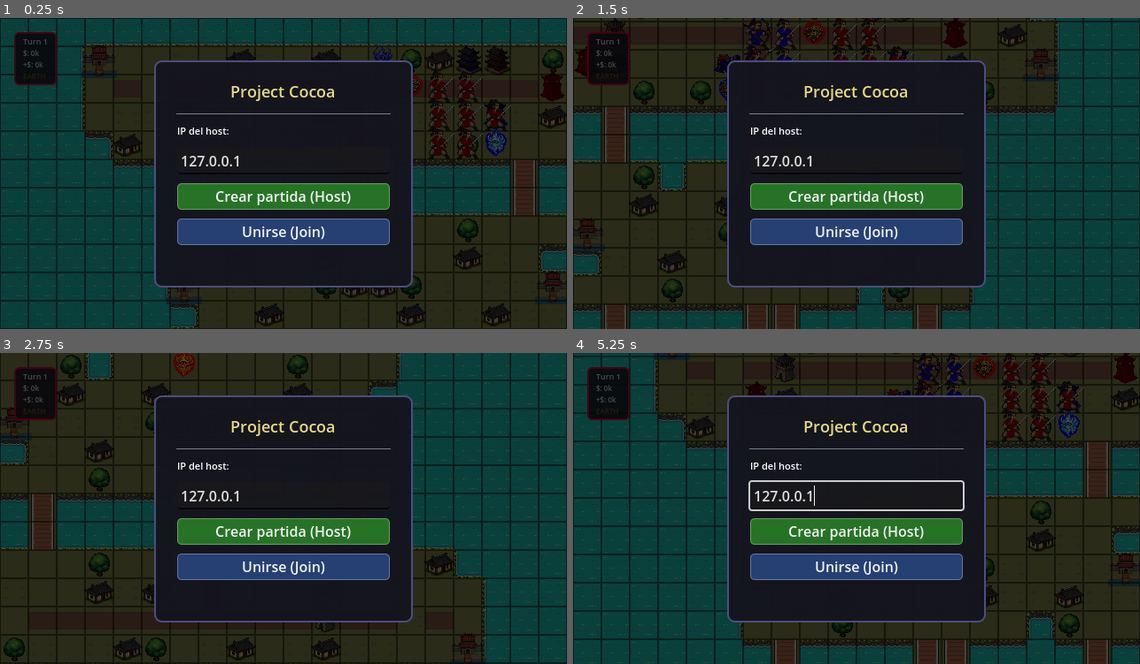
Above: before the commit, frames 1-4 (two rows, left to right).
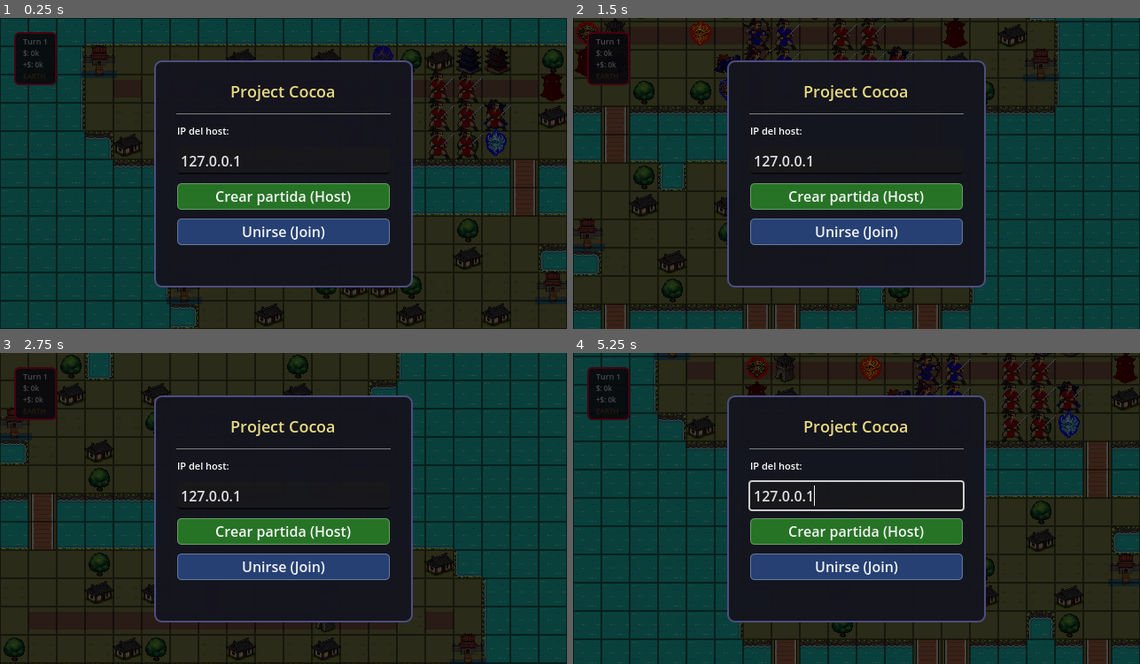
Above: after the commit, the same moments.

Repository: Rheticu/ProjectCocoa
Game: Godot game, scene res://scenes/Game.tscn
Two runs of this game, one before a commit and one after it. Both use one fixed random seed, a clock stepped at 60 frames per second and the inputs below. The engine's default icon, where the game draws it, is replaced by a stand-in: a white triangle on a blue panel in a dark square.
Inputs (mouse positions are in pixels of both pictures, inside the frame that each line leads up to):
- Up to frame 1 (0.25 s): no input
- Up to frame 2 (1.5 s): tap Enter (end_turn) at 0.5 s; move the mouse to (981, 157) at 0.52 s; hold Right (ui_right) 0.53-1.28 s; hold Enter (end_turn) 0.53-1.28 s; move the mouse to (743, 189) at 1.27 s; hold Down (ui_down) from 1.28 s (still down); click (743, 189) at 1.35 s
- Up to frame 3 (2.75 s): tap Enter (end_turn) at 1.55, 2.3 s; move the mouse to (340, 440) at 2.02 s; release Down (ui_down) at 2.03 s; hold Right (ui_right) from 2.03 s (still down); hold Right mouse button (RMClick) from 2.03 s (still down)
- Up to frame 4 (5.25 s): tap Space at 2.75 s; move the mouse to (828, 570) at 2.77 s; release Right (ui_right) at 2.78 s; release Right mouse button (RMClick) at 2.78 s; hold Up (ui_up) 2.78-3.53 s; tap Enter (end_turn) at 2.85, 3.8, 4.35, 5 s; move the mouse to (1026, 555) at 3.52 s; hold Tab (toggle_shade_view) 3.53-4.28 s; hold Left (ui_left) 3.53-5.03 s; move the mouse to (686, 461) at 4.27 s; move the mouse to (884, 508) at 5.02 s; press the mouse at (884, 508) at 5.03 s; hold Down (ui_down) from 5.03 s (still down)

The runs differ from the first frame. In frame 1, 0.1% of the frame differs, in the area x 65-75%, y 8-26%; in frame 2, 0.4%; in frame 3, 0.2%; in frame 4, 0.5%, in the area x 30-75%, y 0-10%.

Commit message:
Fixes visuales a: unit info panel, atackable tiles después de overwatch, los sprites de drones. Se arregló una cosa que causaba drop de FPS relacionado con get attackable tiles.

Diff:
--- a/core/selection_system.gd
+++ b/core/selection_system.gd
@@ -147,11 +147,14 @@
 	return total
 
 func get_attackable_tiles(unit: Unit) -> Array[Vector2i]:
+	var seen: Dictionary = {}
 	var attackable: Array[Vector2i] = []
 	var reachable = movement_system.get_reachable_cells(unit)
 	for move_pos in reachable:
 		var attack_tiles = grid_system.get_tiles_in_range(move_pos, unit.attack_range, unit.is_shade())
 		for tile in attack_tiles:
-			if tile not in attackable:
+			var key = tile.x * 10000 + tile.y
+			if not seen.has(key):
+				seen[key] = true
 				attackable.append(tile)
 	return attackable
--- a/core/turn_manager.gd
+++ b/core/turn_manager.gd
@@ -46,6 +46,10 @@
 func end_turn(team: int) -> void:
 	if team != current_team:
 		return
+	for unit in game_manager.all_units:
+		if unit.team == team and unit.state == Unit.State.MOVED:
+			unit.state = Unit.State.IDLE
+			unit.update_visual()
 	turn_ended.emit(team)
 	if current_team == 2:
 		game_manager.advance_element()
--- a/data/units/drone_data.tres
+++ b/data/units/drone_data.tres
@@ -1,8 +1,8 @@
 [gd_resource type="Resource" script_class="UnitData" load_steps=4 format=3 uid="uid://d2op5qmkfy6do"]
 
 [ext_resource type="Script" uid="uid://vguawhqk205m" path="res://entities/unit_data.gd" id="1_28gc8"]
-[ext_resource type="Texture2D" uid="uid://qt1ocsifbwf5" path="res://art/units/Raider/Raider_Blue.png" id="2_lhcfp"]
-[ext_resource type="Texture2D" uid="uid://cnq2565gy0vtn" path="res://art/units/icon.svg" id="3_de26s"]
+[ext_resource type="Texture2D" uid="uid://bepfp61e6g5mf" path="res://art/units/Drone/drone_blue.png" id="2_lhcfp"]
+[ext_resource type="Texture2D" uid="uid://nsg5j2rpj7e7" path="res://art/units/Drone/drone_red.png" id="3_de26s"]
 
 [resource]
 script = ExtResource("1_28gc8")
--- a/scenes/Maps/Map1.tscn
+++ b/scenes/Maps/Map1.tscn
@@ -315,7 +315,7 @@
 texture = ExtResource("17_0afsb")
 
 [node name="Shade4" parent="Units" instance=ExtResource("10_g7utu")]
-position = Vector2(464, 80)
+position = Vector2(208, 80)
 team = 2
 data = ExtResource("14_md4sb")
 
@@ -323,7 +323,7 @@
 texture = ExtResource("15_mg4i6")
 
 [node name="Shade5" parent="Units" instance=ExtResource("10_g7utu")]
-position = Vector2(400, 240)
+position = Vector2(336, 80)
 team = 2
 data = ExtResource("11_s4aev")
 
--- a/ui/hud.gd
+++ b/ui/hud.gd
@@ -230,6 +230,7 @@
 		unit_status_label.text = " | ".join(status_parts)
 		unit_status_label.visible = true
 	unit_info_panel.visible = true
+	unit_info_panel.reset_size()
 	call_deferred("_reposition_unit_panel")
 
 func _reposition_unit_panel() -> void:
--- a/ui/ui_layer.gd
+++ b/ui/ui_layer.gd
@@ -7,6 +7,7 @@
 @onready var attack_range_overlay: TileMapLayer = $"../AttackRangeOverlay"
 @onready var cursor_highlight: TileMapLayer    = $"../CursorHighlight"
 @onready var movement_arrow: Line2D            = $"../MovementArrow"
+var arrow_head: Line2D
 var _thrust_overlays: Dictionary = {}
 var _current_thrust_direction: Vector2i = Vector2i.ZERO
 var _bash_overlays: Dictionary = {}
@@ -67,6 +68,11 @@
 	game_manager.shade_view_toggled.connect(_on_shade_view_toggled)
 	selection_system.ability_targets_shown.connect(_on_ability_targets_shown)
 	combat_system.unit_damaged.connect(_on_unit_damaged)
+	arrow_head = Line2D.new()
+	arrow_head.width = movement_arrow.width
+	arrow_head.default_color = movement_arrow.default_color
+	arrow_head.z_index = movement_arrow.z_index
+	movement_arrow.get_parent().call_deferred("add_child", arrow_head)
 
 # ── Action Menu ───────────────────────────────────────────────────────────────
 
@@ -175,7 +181,11 @@
 	for pos in reachable:
 		if pos != unit.grid_position:
 			move_range_overlay.set_cell(pos, 0, Vector2i(0, 0))
-	var attackable = selection_system.get_attackable_tiles(unit)
+	var attackable: Array[Vector2i] = []
+	if unit.unit_type == "Cannon":
+		attackable = grid_system.get_tiles_in_range(unit.grid_position, unit.attack_range, unit.is_shade())
+	else:
+		attackable = selection_system.get_attackable_tiles(unit)
 	for unit2 in game_manager.all_units:
 		if unit2.team != unit.team and unit2.visible and unit2.is_shade() == unit.is_shade():
 			if unit2.grid_position in attackable:
@@ -188,6 +198,7 @@
 	move_range_overlay.clear()
 	attack_range_overlay.clear()
 	movement_arrow.clear_points()
+	arrow_head.clear_points()
 	_clear_target_highlights()
 	_cursor_path.clear()
 	_is_tracing = false
@@ -352,6 +363,10 @@
 	input_controller.unlock()
 	if not is_remote:
 		show_action_menu(unit)
+	else:
+		if is_instance_valid(unit):
+			unit.state = Unit.State.MOVED
+			unit.update_visual()
 
 func _animate_movement(unit: Unit, path: Array[Vector2i], _is_remote: bool = false) -> void:
 	_overwatch_activated = false
@@ -386,12 +401,14 @@
 		BaseAction.Type.MOVE:
 			move_range_overlay.clear()
 			movement_arrow.clear_points()
+			arrow_head.clear_points()
 		BaseAction.Type.ATTACK:
 			_clear_target_highlights()
 		BaseAction.Type.END_TURN:
 			move_range_overlay.clear()
 			attack_range_overlay.clear()
 			movement_arrow.clear_points()
+			arrow_head.clear_points()
 			_clear_target_highlights()
 			selection_system.deselect()
 			hud.hide_unit_info()
@@ -405,6 +422,8 @@
 		return
 	target.get_node("Sprite2D").modulate = Color(2, 0.5, 0.5)
 	movement_arrow.clear_points()
+	arrow_head.clear_points()
+	attack_range_overlay.clear()
 	await get_tree().create_timer(0.5).timeout
 	if not is_instance_valid(target):
 		input_controller.unlock()
@@ -455,6 +474,8 @@
 # ── Cursor y flecha de movimiento ─────────────────────────────────────────────
 
 func _process(_delta: float) -> void:
+	#if Engine.get_process_frames() % 60 == 0:
+		#print("FPS: ", Engine.get_frames_per_second())
 	var screen_pos  = get_viewport().get_mouse_position()
 	var world_pos   = get_viewport().get_canvas_transform().affine_inverse() * screen_pos
 	var grid_pos    = grid_system.world_to_grid(world_pos)
@@ -478,6 +499,7 @@
 				var attackable_tiles = selection_system.get_attackable_tiles(attacker)
 				if hovered_enemy and grid_pos in attackable_tiles:
 					if hovered_enemy != _current_preview_target:
+						hide_damage_preview()
 						_current_preview_target = hovered_enemy
 						show_damage_preview(attacker, hovered_enemy)
 				else:
@@ -502,6 +524,7 @@
 				var attacker = selection_system.selected_unit
 				if hovered_target and attacker:
 					if hovered_target != _current_preview_target:
+						hide_damage_preview()
 						_current_preview_target = hovered_target
 						show_damage_preview(attacker, hovered_target)
 				else:
@@ -647,19 +670,24 @@
 func _update_movement_arrow(cursor_pos: Vector2i) -> void:
 	if input_controller._locked:
 		movement_arrow.clear_points()
+		arrow_head.clear_points()
 		return
 	if action_menu.visible:
 		movement_arrow.clear_points()
+		arrow_head.clear_points()
 		return
 	if input_controller.mode == InputController.Mode.TARGETING or input_controller.mode == InputController.Mode.SHADE_ABILITY:
 		movement_arrow.clear_points()
+		arrow_head.clear_points()
 		return
 	var unit = selection_system.selected_unit
 	if not unit or unit.state != Unit.State.SELECTED:
 		movement_arrow.clear_points()
+		arrow_head.clear_points()
 		return
 	if cursor_pos not in selection_system.reachable_cells:
 		movement_arrow.clear_points()
+		arrow_head.clear_points()
 		_is_tracing = false
 		_cursor_path.clear()
 		return
@@ -690,8 +718,21 @@
 			_cursor_path = selection_system.get_movement_path_to(cursor_pos)
 
 	movement_arrow.clear_points()
+	arrow_head.clear_points()
 	for tile in _cursor_path:
 		movement_arrow.add_point(grid_system.grid_to_world_center(tile))
+
+	if arrow_head:
+		arrow_head.clear_points()
+		if _cursor_path.size() >= 2:
+			var tip = grid_system.grid_to_world_center(_cursor_path.back())
+			var prev = grid_system.grid_to_world_center(_cursor_path[_cursor_path.size() - 2])
+			var dir = (tip - prev).normalized()
+			var perp = Vector2(-dir.y, dir.x)
+			var size = 6.0
+			arrow_head.add_point(tip - dir * size + perp * size)
+			arrow_head.add_point(tip)
+			arrow_head.add_point(tip - dir * size - perp * size)
 
 func _on_action_menu_end_turn() -> void:
 	hide_action_menu()
Binary file added: art/units/Drone/drone_blue.png
Binary file added: art/units/Drone/drone_red.png
